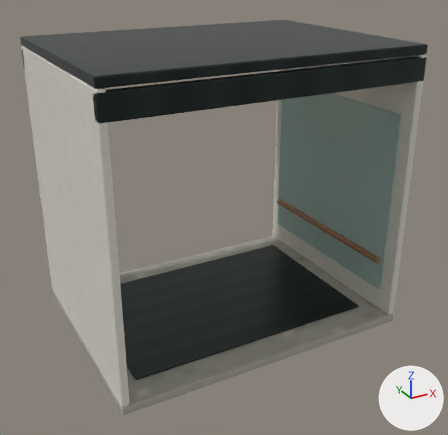
What one commit did to the glTF model public/models/custom/architecture/elevator-cabin-shell.glb.
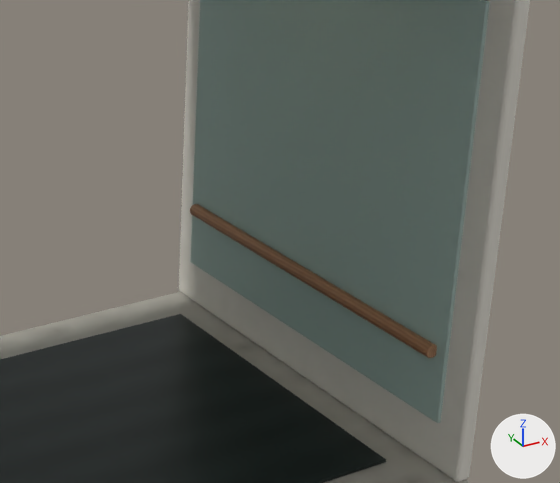
The first picture shows the older version from a camera (50 mm lens) standing at (-6.37, -11.94, 8.24) and looking at (0.01, -0.34, 2.44). The close-ups show the older and then the newer version on the part from 44% to 96% of the width and 26% to 73% of the height of that picture. Only the edits that show in the close-ups are written down. The lights are fixed; the arrows at lower right show +X, +Y and +Z. Where no turn or scale is listed for an object, it has been applied to the vertices.

Names of what the first close-up shows: 'Cabin_Floor', 'Cabin_Floor_Inlay', 'Cabin_Handrail_3.41', 'Cabin_SideInset_3.41', 'Cabin_Side_3.41'.
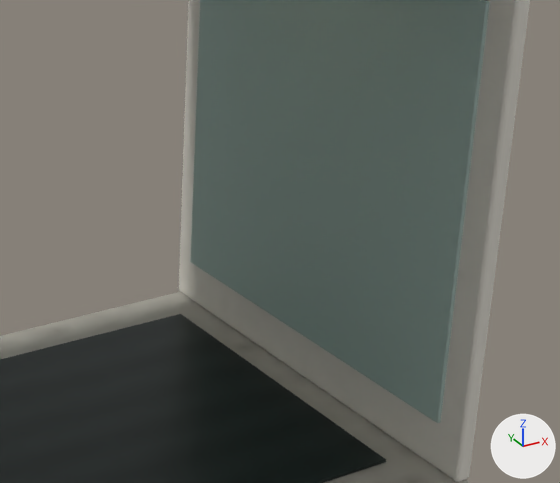
Patch to the scene script:
```diff
--- a/public/models/custom/architecture/elevator-cabin-shell.glb.py
+++ b/public/models/custom/architecture/elevator-cabin-shell.glb.py
@@ ob_cabin_handrail_3_41 @@
-ob_cabin_handrail_3_41 = bpy.data.objects.new('Cabin_Handrail_3.41', me_cylinder_009)
-ob_cabin_handrail_3_41.location = (3.23, 0.0, 1.32)
```

Location of each change, (x1, y1, x2, y2) in pixels of the close-ups (560 x 483 px):
'Cabin_Handrail_3.41', deleted
    before: (190, 204, 437, 358)
